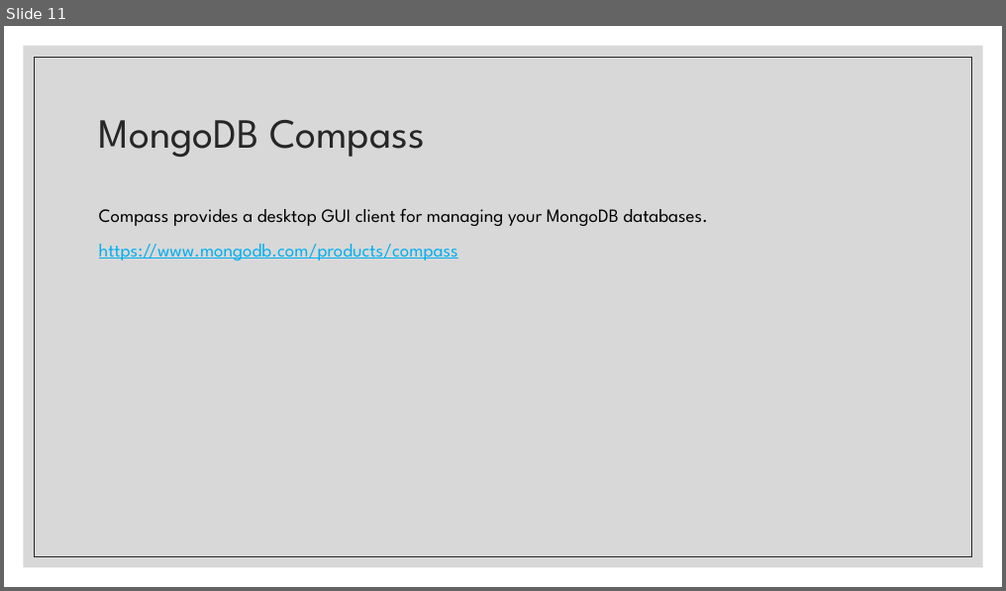
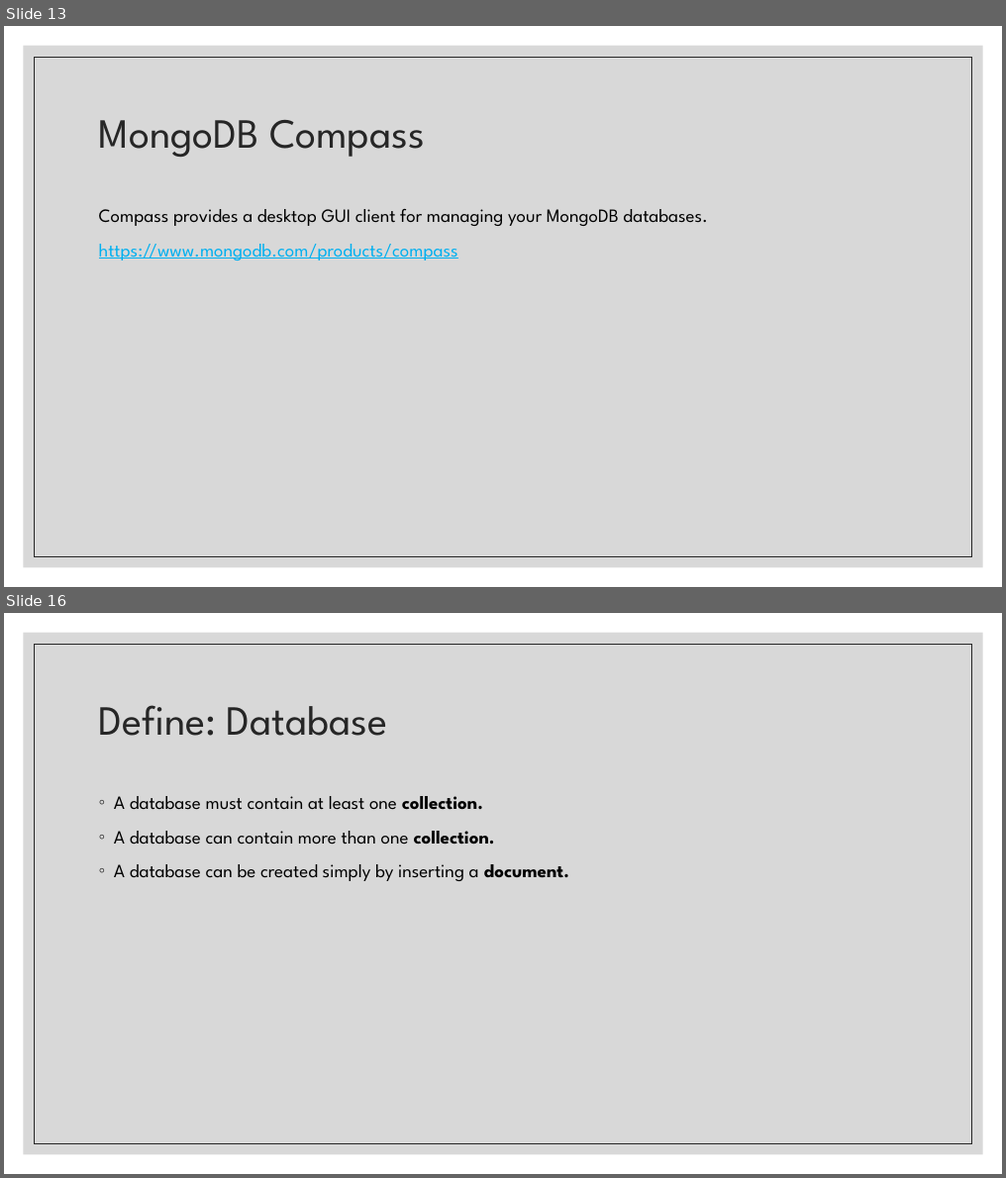
Before and after one commit to zackstotts/base-node-curriculum, a slide deck: unit_03/slides/01 Intro to MongoDB.pptx. Shown one above the other, each under a label of ours: slide 11 before the commit, slides 13 and 16 after it; the slides between them are not shown. The pictures are 1006x591 and 1006x1178 pixels, drawn with LibreOffice and Linux fonts; fonts in the diff are those of the drawing. Boxes give left, top, right and bottom in pixels: in the first picture for what was removed or moved away, otherwise in the second. Text is boxed around its words. In the diff, an @@ line names an element or a change of style, - is before the commit and + after.

```diff
--- a/unit_03/slides/01 Intro to MongoDB.pptx
+++ b/unit_03/slides/01 Intro to MongoDB.pptx
@@ slide 16 added at [4, 613, 1002, 1174], background #FFFFFF; not listed: 2 template elements that a slide beside it also shows @@
@@ title added at [99, 705, 387, 736], 40 pt, text #262626 @@
+Define: Database
@@ text added at [114, 796, 569, 881], 18 pt, text #000000 @@
+◦ A database must contain at least one collection.
+◦ A database can contain more than one collection.
+◦ A database can be created simply by inserting a document.
@@ what was slide 11 is now slide 13 @@
```
Also in this commit, not shown: 8 slides changed, 27 other slides added, 2 slides removed.
